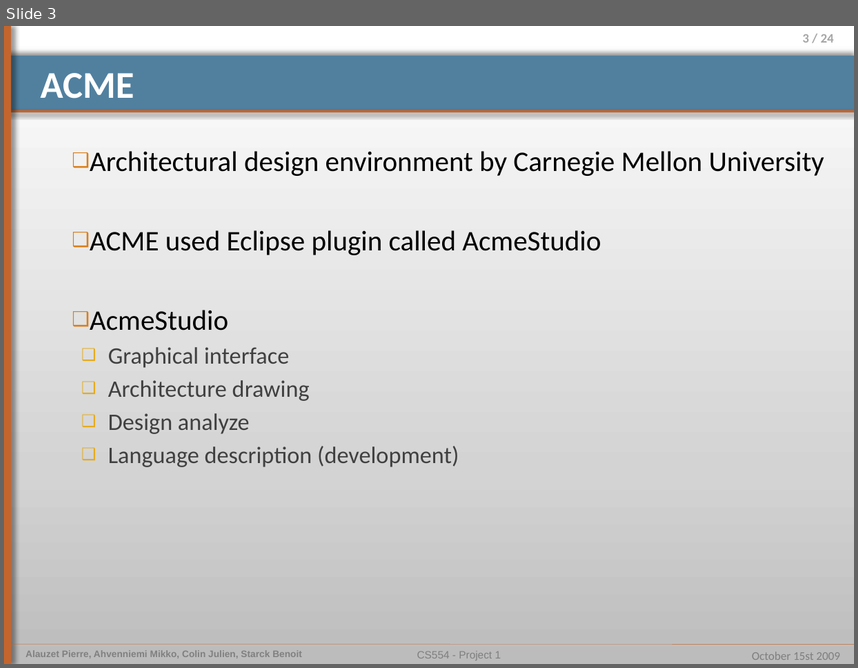
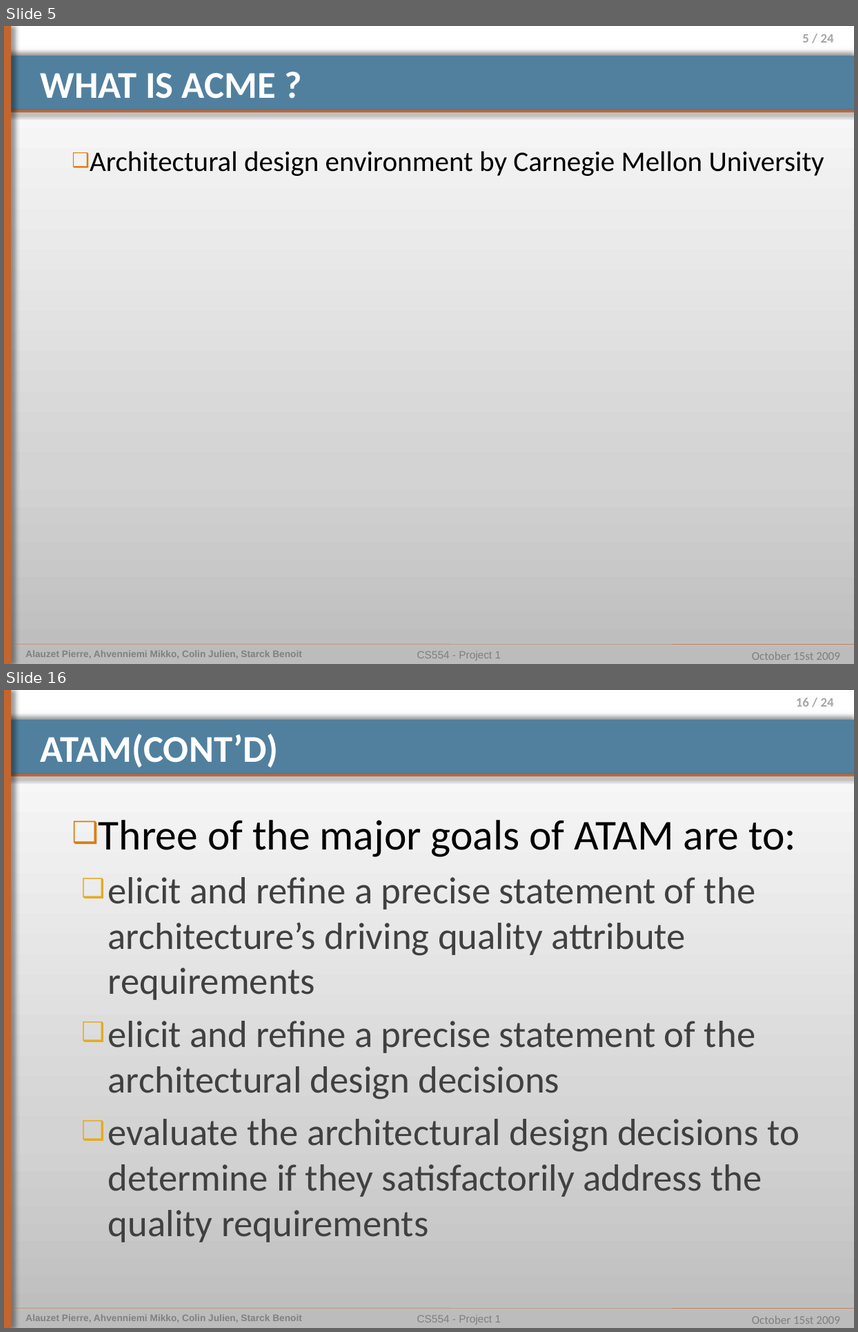
Before and after one commit to pierrealauzet/euroteam, a slide deck: Project 2/Part1/CS554_EuroTeam_Project2_OP4.pptx. Shown one above the other, each under a label of ours: slide 3 before the commit, slides 5 and 16 after it; the slides between them are not shown. The pictures are 858x668 and 858x1332 pixels, drawn with LibreOffice and Linux fonts; fonts in the diff are those of the drawing. Boxes give left, top, right and bottom in pixels: in the first picture for what was removed or moved away, otherwise in the second. Text is boxed around its words. In the diff, an @@ line names an element or a change of style, - is before the commit and + after.

```diff
--- a/Project 2/Part1/CS554_EuroTeam_Project2_OP4.pptx
+++ b/Project 2/Part1/CS554_EuroTeam_Project2_OP4.pptx
@@ slide 16 added at [4, 690, 854, 1328], background gradient #BDBDBD to #D3D3D3 to #FFFFFF; not listed: 9 template elements that a slide beside it also shows @@
@@ title added at [41, 733, 279, 767], 32 pt, text #FFFFFF, bold @@
+ATAM(CONT’D)
@@ text added at [99, 820, 800, 1242], 32 pt, text #404040 @@
+❑ Three of the major goals of ATAM are to:
+  ❑ elicit and refine a precise statement of the architecture’s driving quality attribute requirements
+  ❑ elicit and refine a precise statement of the architectural design decisions
+  ❑ evaluate the architectural design decisions to determine if they satisfactorily address the quality requirements
@@ what was slide 3 is now slide 5 @@
@@ slide 5 changed as well @@
@@ page number at [802, 34, 834, 43]: text changed @@
-3 / 24
+5 / 24
@@ title at [41, 73, 276, 98]: text changed @@
-ACME
+WHAT IS ACME ?
@@ text at [90, 230, 601, 467]: paragraphs removed @@
-❑ ACME used Eclipse plugin called AcmeStudio
-❑ AcmeStudio
-  ❑ Graphical interface
-  ❑ Architecture drawing
-  ❑ Design analyze
-  ❑ Language description (development)
```
Also in this commit, not shown: 3 other slides changed, 15 other slides added, 2 slides removed, 5 other files.
